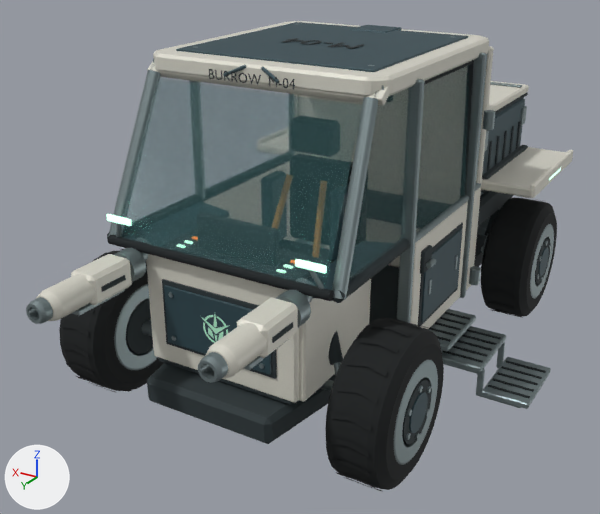
The Blender file assets/mining-rover/mining-rover.blend as it was, and as the next commit left it.
Camera for both pictures: a 50 mm camera at (-2.89, 5.43, 3.41) aimed at (0.05, 0.53, 0.96). Lighting does not change. The marker at lower left points along +X, +Y and +Z. The first picture is the older version.

Names of what the first picture shows: 'BoardingSteps_Surface', 'CabinDoor_Glazing', 'CabinDoor_Surface', 'Cutter_Port_Surface', 'Cutter_Starboard_Surface', 'MiningRover_Glazing', 'MiningRover_Light', 'MiningRover_Surface', 'Wheel_FrontPort_Surface', 'Wheel_FrontPort_Surface.001', 'Wheel_FrontStarboard_Surface', 'Wheel_FrontStarboard_Surface.001', 'Wheel_RearPort_Surface' and 7 more.
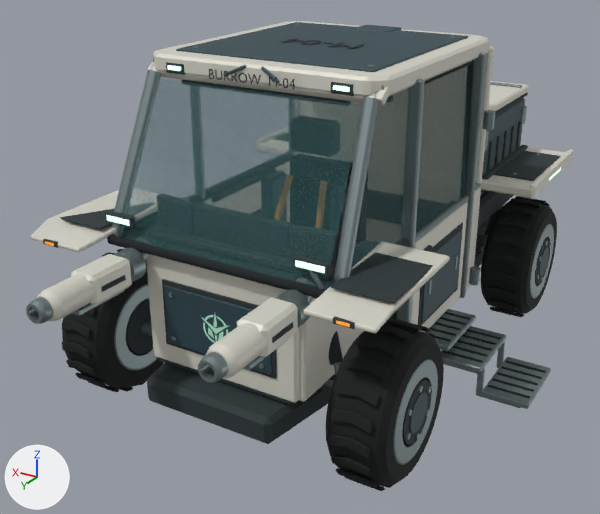
Where the newer file only moved an object's origin or applied its transform, the numbers keep the older frame.

Changed parts and their boxes (x1, y1, x2, y2) in the pictures (600 x 514 px; the box of a moved part takes in the faces that stretch with it):
'MiningRover_Surface', reshaped (16% wider): before (107, 21, 573, 444); after (31, 21, 573, 444)
'Wheel_FrontPort_Surface', reshaped: before (325, 317, 444, 491); after (325, 318, 444, 491)
'Wheel_RearPort_Surface', reshaped: before (481, 196, 557, 318); after (481, 196, 557, 317)
'Wheel_FrontStarboard_Surface', reshaped: before (59, 249, 165, 392); after (62, 249, 164, 392)
'MiningRover_Amber', reshaped (not visible before): after (45, 241, 350, 327)
part 1 of me_skid_keel, moved or reshaped (not visible before): after (328, 267, 335, 281)
part 2 of me_skid_keel, added: after (182, 80, 351, 103)
part 3 of me_skid_keel, built on: before (466, 183, 481, 290); after (31, 62, 560, 333)
part 4 of me_vacuum_tyre_carcass, moved or reshaped: before (325, 317, 442, 491); after (326, 318, 439, 491)
part 5 of me_vacuum_tyre_carcass_001, moved or reshaped: before (59, 249, 165, 392); after (62, 249, 148, 392)
part 6 of me_vacuum_tyre_carcass_002, moved or reshaped: before (482, 196, 555, 318); after (482, 196, 554, 317)
part 7 of me_fender_mint_identification, moved or reshaped (not visible before): after (333, 85, 350, 92)
part 8 of me_fender_mint_identification, moved or reshaped (not visible before): after (168, 65, 181, 71)
part 9 of me_console_status_lamp_002, moved or reshaped (not visible before): after (336, 321, 350, 327)

Edits to the bpy script that builds the scene:
```text
Change me_skid_keel:
    used by ob_miningrover_surface; parent = ob_miningrover; location = (0.0, 0.0, 0.0)
    remove me_skid_keel.from_pydata(...)  # 3040 vertices, 2874 faces; spans x -1.29..1.29, y -2.1..1.82, z 0.25..2.5
    add me_skid_keel.from_pydata(...)  # 4448 vertices, 4344 faces; spans x -1.29..1.29, y -2.1..1.97, z 0.25..2.5
    me_skid_keel part 1: the loose piece of 24 vertices spanning x -0.55..0.55, y 1.38..1.54, z 0.92..1.16 is scaled about its middle by (1.31, 0.839, 0.17), then moved by (0.0, -0.08, 0.28)
    me_skid_keel part 2: the loose piece of 24 vertices spanning x -0.74..0.74, y -0.56..1.0, z 2.47..2.49 is copied, and the copy is scaled about its middle by (0.848, 0.0174, 2.02), then moved by (0.0, 0.86, -0.18); it spans x -0.62..0.62, y 1.06..1.1, z 2.28..2.32
    me_skid_keel part 3: 24 vertices moved from x -0.9..-0.83, y -0.48..-0.47, z 0.47..1.36 to x -0.9..-0.83, y -0.46, z 0.47..1.36; 856 vertices added at x -1.29..1.29, y -1.75..1.97, z 0.54..2.44
    other edits to the shape of me_skid_keel do not show in these pictures
Change me_vacuum_tyre_carcass:
    where me_vacuum_tyre_carcass.from_pydata(...)  # 928 vertices, 896 faces; spans x -1.28..-0.88, y 0.83..1.87, z 0.0..1.04
    used by ob_wheel_frontport_surface; parent = ob_wheel_frontport; location = (1.08, -1.35, -0.52)
    me_vacuum_tyre_carcass part 4: 768 of 928 vertices moved; they spanned x -1.24..-0.92, y 0.83..1.87, z 0.0..1.04 and now span x -1.24..-0.92, y 0.83..1.87, z 0.0..1.04; mean shift (0.0, 0.0, 0.0); largest move (-1.21, 0.855, 0.676) -> (-1.201, 0.874, 0.658)
Change me_vacuum_tyre_carcass_001:
    where me_vacuum_tyre_carcass_001.from_pydata(...)  # 928 vertices, 896 faces; spans x 0.88..1.28, y 0.83..1.87, z 0.0..1.04
    used by ob_wheel_frontstarboard_surface; parent = ob_wheel_frontstarboard; location = (-1.08, -1.35, -0.52)
    me_vacuum_tyre_carcass_001 part 5: 768 of 928 vertices moved; they spanned x 0.92..1.24, y 0.83..1.87, z 0.0..1.04 and now span x 0.92..1.24, y 0.83..1.87, z 0.0..1.04; mean shift (0.0, 0.0, 0.0); largest move (1.21, 1.767, 0.829) -> (1.201, 1.741, 0.824)
Change me_vacuum_tyre_carcass_002:
    where me_vacuum_tyre_carcass_002.from_pydata(...)  # 928 vertices, 896 faces; spans x -1.28..-0.88, y -1.87..-0.83, z 0.0..1.04
    used by ob_wheel_rearport_surface; parent = ob_wheel_rearport; location = (1.08, 1.35, -0.52)
    me_vacuum_tyre_carcass_002 part 6: 768 of 928 vertices moved; they spanned x -1.24..-0.92, y -1.87..-0.83, z 0.0..1.04 and now span x -1.24..-0.92, y -1.87..-0.83, z 0.0..1.04; mean shift (0.0, 0.0, 0.0); largest move (-0.95, -1.845, 0.676) -> (-0.959, -1.826, 0.658)
Change me_fender_mint_identification:
    used by ob_miningrover_light; parent = ob_miningrover; location = (0.0, 0.0, 0.0)
    remove me_fender_mint_identification.from_pydata(...)  # 216 vertices, 234 faces; spans x -1.3..1.3, y -1.54..1.7, z 1.3..2.36
    add me_fender_mint_identification.from_pydata(...)  # 144 vertices, 156 faces; spans x -1.3..1.3, y -1.54..1.7, z 1.3..2.42
    me_fender_mint_identification part 7: the loose piece of 24 vertices spanning x -0.42..-0.36, y 1.39..1.41, z 1.31..1.32 is scaled about its middle by (1.84, 0.294, 2.78), then moved by (-0.23, -0.23, 1.09)
    me_fender_mint_identification part 8: the loose piece of 24 vertices spanning x 0.36..0.42, y 1.39..1.41, z 1.31..1.32 is scaled about its middle by (1.84, 0.294, 2.78), then moved by (0.23, -0.23, 1.09)
    other edits to the shape of me_fender_mint_identification do not show in these pictures
Change me_console_status_lamp_002:
    used by ob_miningrover_amber; parent = ob_miningrover; location = (0.0, 0.0, 0.0)
    remove me_console_status_lamp_002.from_pydata(...)  # 144 vertices, 156 faces; spans x -0.82..0.82, y -2.1..1.33, z 0.61..1.59
    add me_console_status_lamp_002.from_pydata(...)  # 144 vertices, 156 faces; spans x -1.12..1.12, y -2.1..1.97, z 0.61..1.59
    me_console_status_lamp_002 part 9: the loose piece of 24 vertices spanning x -0.82..-0.71, y -2.1..-2.08, z 0.61..0.65 is scaled about its middle by (0.727, 0.727, 0.481), then moved by (-0.31, 4.06, 0.72)
    other edits to the shape of me_console_status_lamp_002 do not show in these pictures
```
